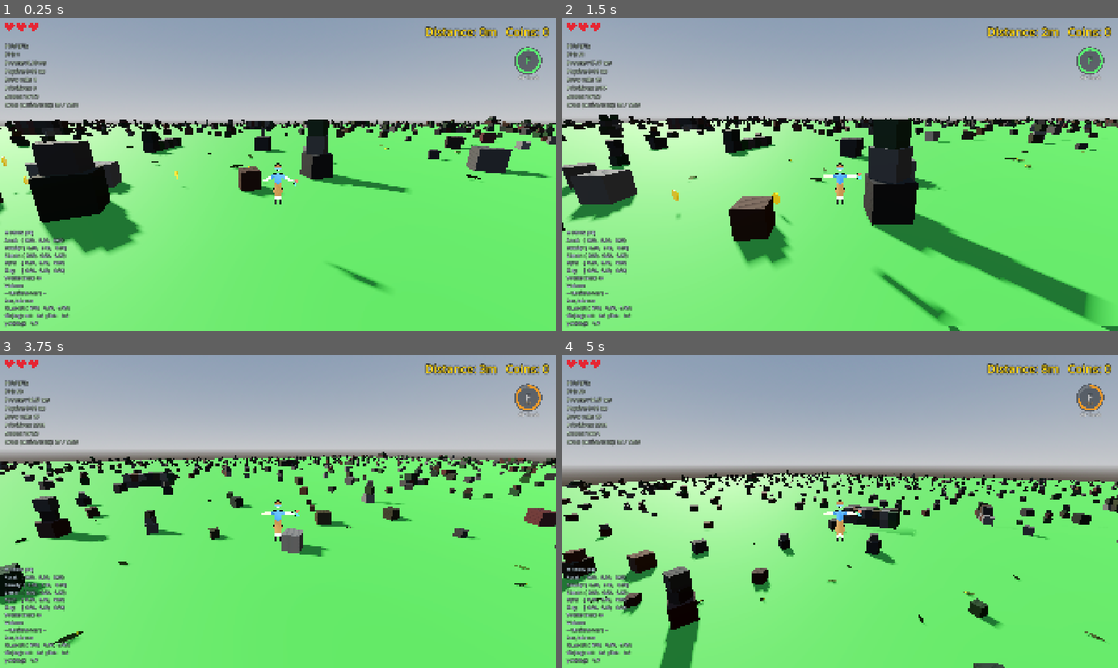
Above: before the commit, frames 1-4 (two rows, left to right).
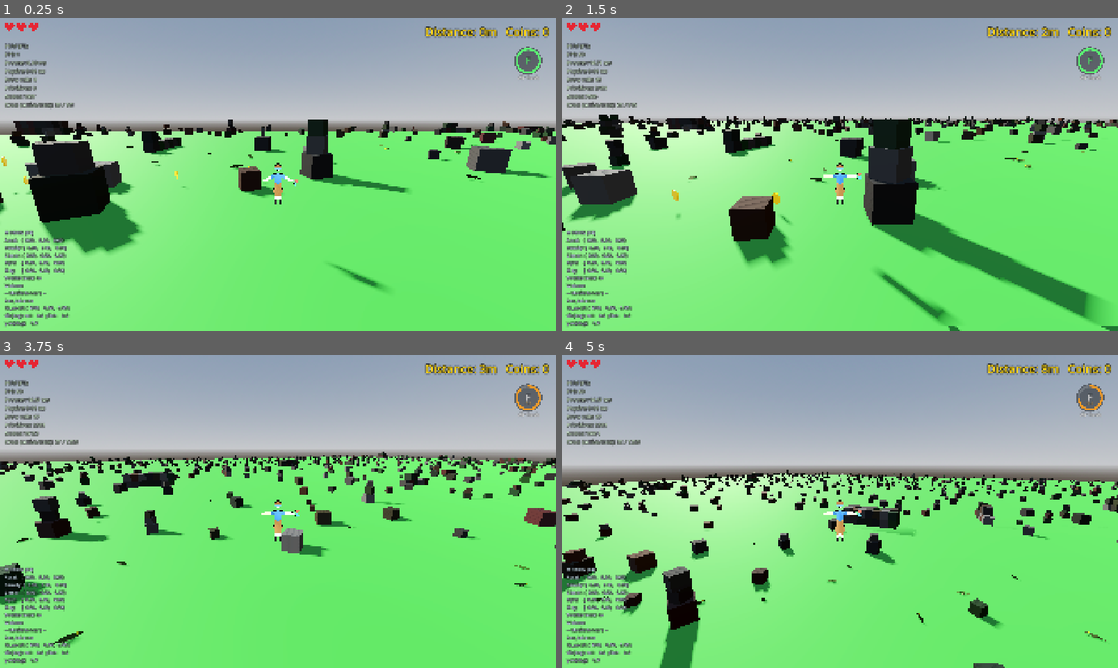
Above: after the commit, the same moments.

Repository: korjavin/godot-test1
Game: Godot game, scene res://scenes/main.tscn
The game is run twice, just before and just after one commit, with the same random seed, the same clock (stepped at 60 frames per second) and the same inputs.
Inputs (mouse positions are in pixels of both pictures, inside the frame that each line leads up to):
- Up to frame 1 (0.25 s): no input
- Up to frame 2 (1.5 s): tap Enter (ui_accept) at 0.5 s; move the mouse to (867, 174) at 0.52 s; hold Shift (run) 0.53-1.28 s; hold W (move_forward) from 0.53 s (still down); tap Space (jump) at 0.77, 1.07 s; move the mouse to (812, 174) at 1.27 s; tap Ctrl (duck) at 1.35 s
- Up to frame 3 (3.75 s): keep holding W (move_forward); tap Space (jump) at 1.52, 1.82, 3.02, 3.32 s; tap Shift (run) at 1.55, 3.05 s; move the mouse to (289, 505) at 2.02 s; hold Shift (run) 2.03-2.78 s; move the mouse to (272, 517) at 2.77 s; tap F (special_ability) at 2.85 s; move the mouse to (316, 514) at 3.52 s; hold R (switch_character) from 3.53 s (still down)
- Up to frame 4 (5 s): keep holding W (move_forward); tap Space (jump) at 3.77, 4.07, 4.52, 4.82 s; tap Shift (run) at 3.8, 4.35 s; move the mouse to (795, 508) at 4.27 s; release R (switch_character) at 4.28 s

The runs differ from the first frame. In frame 1, 1.9% of the frame differs, in the area x 0-100%, y 24-38%; in frame 2, 0.2%; in frame 3, less than 0.1%; in frame 4, less than 0.1%.

Commit message:
feat: time-sliced chunk generation — sync ring 1 + one-chunk-per-frame nearest-first fill

Diff:
--- a/scripts/endless_terrain.gd
+++ b/scripts/endless_terrain.gd
@@ -282,6 +282,44 @@
 
 ## Last player chunk position (to detect when to update chunks)
 var last_player_chunk: Vector2i = Vector2i(999999, 999999)
+
+# ----------------------------------------------------------------------------
+# TIME-SLICED CHUNK GENERATION (one chunk per frame, nearest-first)
+# ----------------------------------------------------------------------------
+##
+## Building EVERY missing chunk in a single frame is what caused the startup
+## freeze: 49 chunks on web (121 on desktop) of mesh + collision + crocodile +
+## coin generation in one go is a multi-second hitch on a phone. Instead,
+## update_chunks() now builds only a small SAFETY RING synchronously and queues
+## the rest here; _process() then drains the queue at exactly ONE chunk per
+## frame — ~40 pending chunks become ~0.7 s of progressive fill hidden behind
+## the fog, instead of one frozen frame.
+##
+## DETERMINISM NOTE — generation ORDER cannot change the world. Every chunk's
+## content is seeded purely from its own coords + run_seed (hash(Vector3i(...))),
+## and the road station cache grows contiguously outward from station 0 via a
+## recurrence that is pure in the station index `k` (see _road_extend_to_x) —
+## whichever chunk happens to request coverage first, station k always comes out
+## identical. So building chunks over 40 frames instead of 1 produces a
+## byte-identical world.
+
+## Chunks within Chebyshev distance <= SYNC_RING of the player's chunk are built
+## SYNCHRONOUSLY in update_chunks. This is the load-bearing safety guarantee:
+## the player (walking, or teleported to spawn by new_run/restart) can only ever
+## reach an adjacent chunk this frame, so ring 1 being solid means they can
+## never stand over — or fall through — an unbuilt chunk while the rest of the
+## world fills in progressively. 9 chunks at startup/new_run, at most 3 new
+## ring chunks on a normal boundary crossing.
+const SYNC_RING: int = 1
+
+## Missing chunks awaiting progressive creation, sorted nearest-first (squared
+## distance to the player's chunk), plus a companion Dictionary mirror so
+## membership checks/removals stay O(1). Both are rebuilt from scratch on every
+## update_chunks call — it only runs on boundary crossings, so a full rebuild
+## is cheap and simpler than incremental surgery (and naturally drops queued
+## chunks that fell back out of range).
+var pending_chunks: Array[Vector2i] = []
+var pending_lookup: Dictionary = {}
 
 ## PER-RUN WORLD SEED — makes run 2 a different world from run 1.
 ##
@@ -561,6 +599,20 @@
 		update_chunks(player_chunk)
 		last_player_chunk = player_chunk
 
+	# TIME-SLICED FILL: build exactly ONE queued chunk per frame (see the
+	# pending_chunks comment in SECTION 2). The queue is sorted nearest-first,
+	# so the chunks the player is most likely to see next appear first, and the
+	# per-frame cost is bounded by one chunk's generation instead of dozens.
+	while not pending_chunks.is_empty():
+		var next_pos: Vector2i = pending_chunks.pop_front()
+		pending_lookup.erase(next_pos)
+		# Skip anything already created since it was queued (defensive — the
+		# queue is rebuilt on every boundary crossing, but cheap to guard).
+		if next_pos in active_chunks:
+			continue
+		create_chunk(next_pos)
+		break
+
 # ============================================================================
 # CHUNK MANAGEMENT FUNCTIONS
 # ============================================================================
@@ -631,10 +683,33 @@
 	for chunk_pos in chunks_to_remove:
 		remove_chunk(chunk_pos)
 
-	# STEP 3: Create new chunks that don't exist yet
+	# STEP 3: Create new chunks that don't exist yet — TIME-SLICED.
+	#
+	# Only the SAFETY RING (Chebyshev distance <= SYNC_RING around the player —
+	# the chunks the player could physically reach this frame) is built right
+	# now. Everything further out goes into pending_chunks, which _process
+	# drains at one chunk per frame. Rebuilding the queue from scratch here is
+	# deliberate: this only runs on boundary crossings, and a fresh build both
+	# dedupes for free and drops any previously-queued chunk that fell out of
+	# range. Generation ORDER doesn't matter for content — see the determinism
+	# note above pending_chunks in SECTION 2.
+	pending_chunks.clear()
+	pending_lookup.clear()
+
 	for chunk_pos in chunks_to_load:
-		if chunk_pos not in active_chunks:
+		if chunk_pos in active_chunks:
+			continue
+		var cheb := maxi(absi(chunk_pos.x - player_chunk.x), absi(chunk_pos.y - player_chunk.y))
+		if cheb <= SYNC_RING:
 			create_chunk(chunk_pos)
+		else:
+			pending_chunks.append(chunk_pos)
+			pending_lookup[chunk_pos] = true
+
+	# Nearest-first: sort by squared distance to the player's chunk so the fill
+	# grows outward from the player (the far edge, hidden by fog, comes last).
+	pending_chunks.sort_custom(func(a: Vector2i, b: Vector2i) -> bool:
+		return (a - player_chunk).length_squared() < (b - player_chunk).length_squared())
 
 func create_chunk(chunk_pos: Vector2i) -> void:
 	"""
@@ -1935,27 +2010,35 @@
 	2. Clear the road station cache — its entries were computed with the OLD seed
 	   and would poison the new road (the cache is "correct forever" only while the
 	   seed is constant). Reset the bounds to the empty sentinel (min > max) exactly
-	   as declared, so the next _road_extend_to_x re-seeds station 0.
+	   as declared, so the next _road_extend_to_x re-seeds station 0. Also clear the
+	   pending-chunk queue — anything queued was computed for the old world.
 	3. Free every active chunk and clear the dictionary — old-world geometry.
-	4. Rebuild the ring around the spawn chunk (0,0) IMMEDIATELY (update_chunks is
-	   synchronous), so the player being teleported to (0,2,0) this same frame lands
-	   on solid new-world ground instead of falling through a hole. Setting
+	4. Rebuild around the spawn chunk (0,0) via update_chunks — which builds the
+	   spawn chunk + SYNC_RING ring 1 SYNCHRONOUSLY and queues the rest for
+	   progressive fill. The respawned player is teleported to (0,2,0) this SAME
+	   frame, so that ring-1-sync build is the load-bearing guarantee that they
+	   land on solid new-world ground instead of falling through a hole. Setting
 	   last_player_chunk to (0,0) keeps _process from redundantly rebuilding.
 	"""
 	# 1. New seed (same roll as _ready()).
 	_roll_run_seed()
 
-	# 2. Road cache back to its declared empty state.
+	# 2. Road cache back to its declared empty state, and the old-world pending
+	# queue emptied (update_chunks below rebuilds it for the new world anyway;
+	# clearing here just makes the invariant explicit).
 	road_stations = {}
 	road_k_min = 1
 	road_k_max = 0
+	pending_chunks.clear()
+	pending_lookup.clear()
 
 	# 3. Drop every old-world chunk (queue_free is the safe removal, as in remove_chunk).
 	for chunk_pos in active_chunks.keys():
 		active_chunks[chunk_pos].queue_free()
 	active_chunks.clear()
 
-	# 4. Rebuild around the spawn synchronously so the respawning player has ground.
+	# 4. Rebuild the spawn ring synchronously (+ queue the rest) so the
+	# respawning player has ground under (0,2,0) this frame.
 	update_chunks(Vector2i(0, 0))
 	last_player_chunk = Vector2i(0, 0)
 
Not shown, changed: docs/plans/20260814-rendering-perf-look.md
